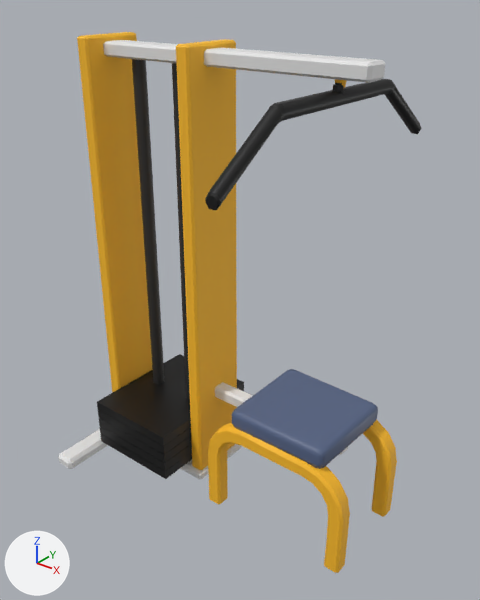
A saved change to the FBX model Assets/Models/pull.fbx.
Camera for both pictures: a 50 mm camera at (3.42, -4.15, 4.57) aimed at (-0.07, 0.22, 1.86). Arrows for +X, +Y and +Z are at lower left; the lights stay in place.

Script lines for the objects in view, before the commit:
```python
me_cube_020 = bpy.data.meshes.new('Cube.020')
me_cube_020.from_pydata(...)  # a box spanning x -1.287..-0.335, y -0.617..0.617, z 0.151..0.246; a box spanning x -1.287..-0.335, y -0.617..0.617, z 0.252..0.348; a box spanning x -1.287..-0.335, y -0.617..0.617, z 0.353..0.449; a box spanning x -1.287..-0.335, y -0.617..0.617, z 0.454..0.55; a box spanning x -1.287..-0.335, y -0.617..0.617, z 0.556..0.651
me_cube_020.materials.append(mat_material_019)  # black #000000
me_mesh_011 = bpy.data.meshes.new('Mesh.011')
me_mesh_011.from_pydata(...)  # 500 vertices, 483 faces; spans x -1.53..1.53, y -1.02..1.02, z -0.01..4.12
# faces by material slot: [275, 91, 24, 93]
me_mesh_011.materials.append(mat_default_003)  # orange #ffbd25
me_mesh_011.materials.append(mat_material_002)  # blue #536283
me_mesh_011.materials.append(mat_material_012)  # black #2d2d2d
me_mesh_011.materials.append(mat_default_obj)  # white #e7e7e7
me_mesh_012 = bpy.data.meshes.new('Mesh.012')
me_mesh_012.from_pydata(...)  # 72 vertices, 132 faces; spans x 0.91..1.03, y -1.35..1.35, z 3.35..3.92
me_mesh_012.materials.append(mat_material_019)  # black #000000
ob_cube_036 = bpy.data.objects.new('Cube.036', me_cube_020)
ob_cube_036.location = (0.0, 0.0, 0.0)
ob_hypercasual_gym_training5 = bpy.data.objects.new('Hypercasual_Gym_Training5', me_mesh_011)
ob_hypercasual_gym_training5.location = (0.0, 0.0, 0.0)
ob_hypercasual_gym_training5_1 = bpy.data.objects.new('Hypercasual_Gym_Training5_1', me_mesh_012)
ob_hypercasual_gym_training5_1.location = (0.0, 0.0, 0.0)
```
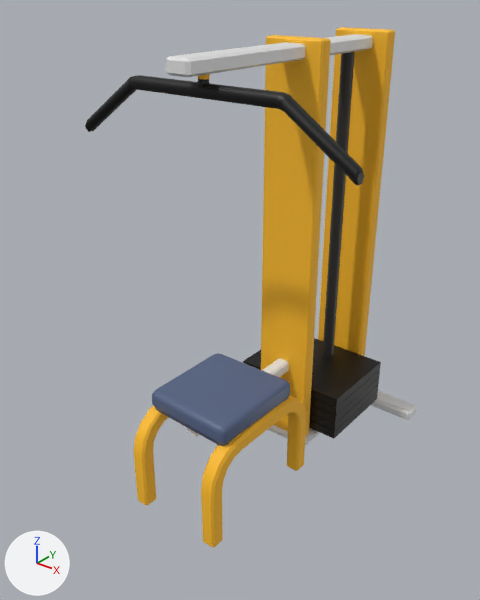
Diff of the bpy script that builds the scene:
```diff
--- a/Assets/Models/pull.fbx.py
+++ b/Assets/Models/pull.fbx.py
@@ ob_hypercasual_gym_training5_1 @@
 ob_hypercasual_gym_training5_1 = bpy.data.objects.new('Hypercasual_Gym_Training5_1', me_mesh_012)
-ob_hypercasual_gym_training5_1.location = (0.0, 0.0, 0.0)
+ob_hypercasual_gym_training5_1.location = (0.04, 0.62, 0.0)
+ob_hypercasual_gym_training5_1.rotation_euler = (0.0, 0.0, -1.571)  # degrees (0, 0, -90)
@@ ob_cube_036 @@
 ob_cube_036 = bpy.data.objects.new('Cube.036', me_cube_020)
-ob_cube_036.location = (0.0, 0.0, 0.0)
+ob_cube_036.location = (0.0, 0.62, 0.0)
+ob_cube_036.rotation_euler = (0.0, 0.0, -1.571)  # degrees (0, 0, -90)
@@ ob_hypercasual_gym_training5 @@
 ob_hypercasual_gym_training5 = bpy.data.objects.new('Hypercasual_Gym_Training5', me_mesh_011)
-ob_hypercasual_gym_training5.location = (0.0, 0.0, 0.0)
+ob_hypercasual_gym_training5.location = (0.0, 0.62, 0.0)
+ob_hypercasual_gym_training5.rotation_euler = (0.0, 0.0, -1.571)  # degrees (0, 0, -90)
```

Where the change shows, as pixel boxes (x1, y1, x2, y2) in the pictures (480 x 600 px):
'Hypercasual_Gym_Training5', moved, turned: before (58, 32, 397, 573); after (134, 27, 416, 548)
'Cube.036', moved, turned: before (97, 354, 244, 479); after (243, 338, 381, 439)
'Hypercasual_Gym_Training5_1', moved, turned: before (205, 79, 422, 210); after (85, 75, 364, 185)
